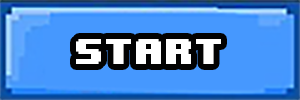
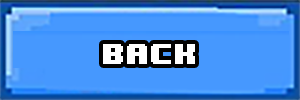
Comparing the layer stacks of the two 300x100 images. Changes:
renamed "Start" to "back", painted on it over (76, 39, 221, 64)
removed layer "Layer 1" over (13, 31, 289, 70)
added layer "Layer 4" above "Layer 2" over (13, 31, 289, 70)
added layer "Layer 2" over (13, 31, 289, 70)
